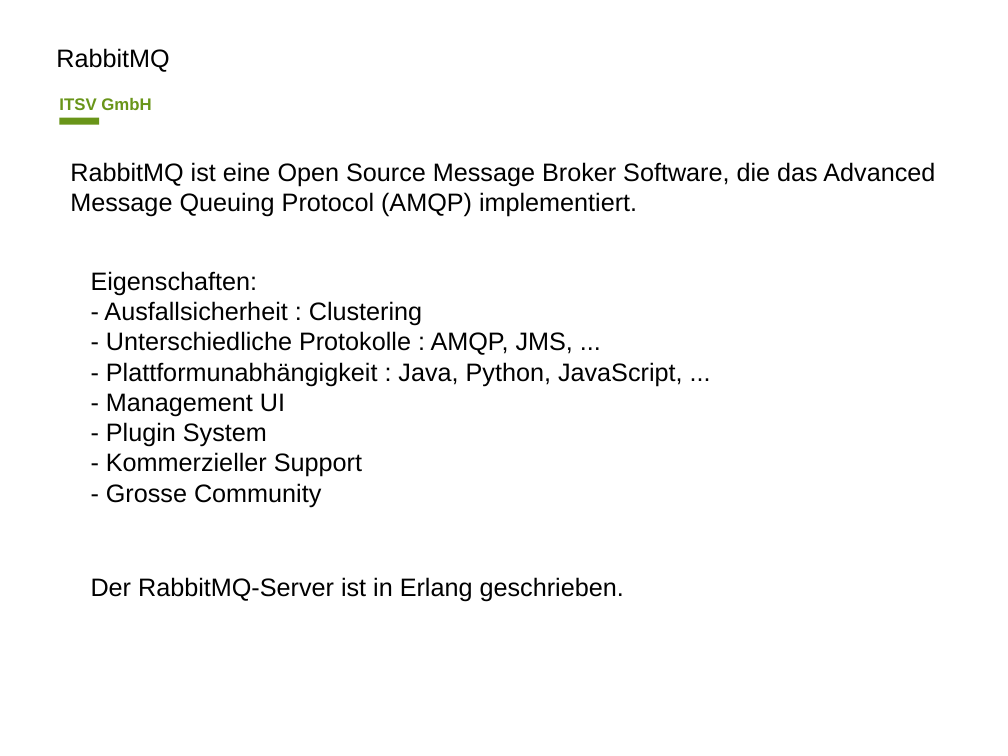
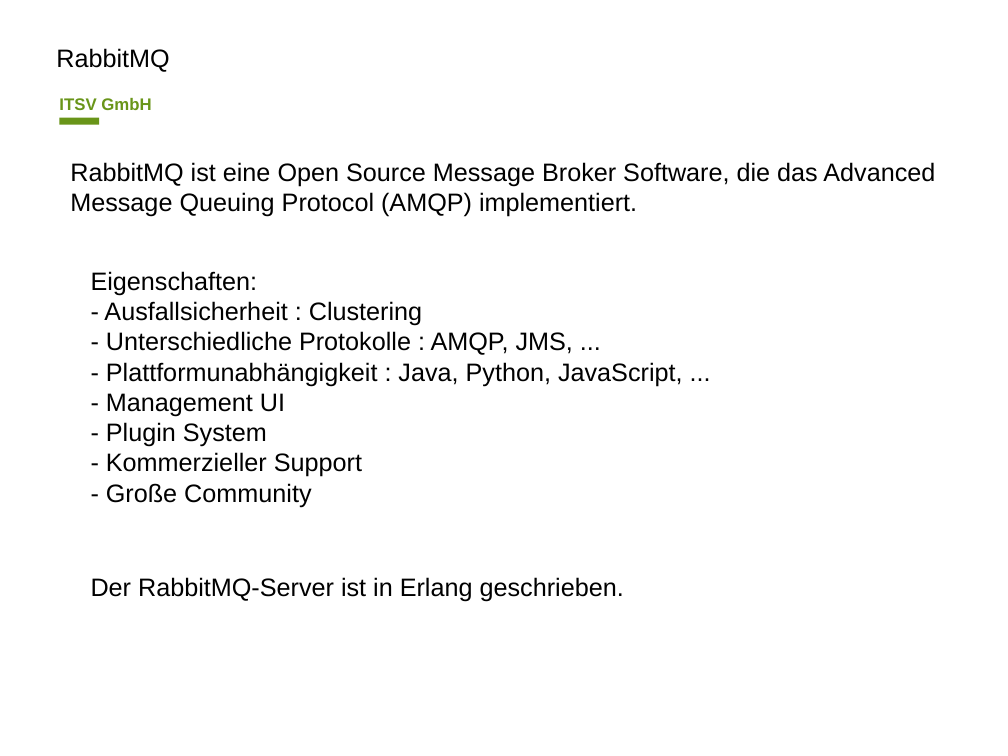
Before and after one commit to wwagner4/pres-message, a slide deck: slide 5 of imp_itsv.odp. Drawn at 1008x756 pixels with LibreOffice and Linux fonts; fonts in the diff are those of the drawing; background and template pictures are left out. Boxes give left, top, right and bottom in pixels: in the first picture for what was removed or moved away, otherwise in the second. Text is boxed around its words. In the diff, an @@ line names an element or a change of style, - is before the commit and + after.

Commit message:
typos

```diff
--- a/imp_itsv.odp
+++ b/imp_itsv.odp
@@ text at <box>106,483,311,507</box>: text changed @@
-- Grosse Community
+- Große Community
```
Also in this commit, not shown: 1 other slide changed.
